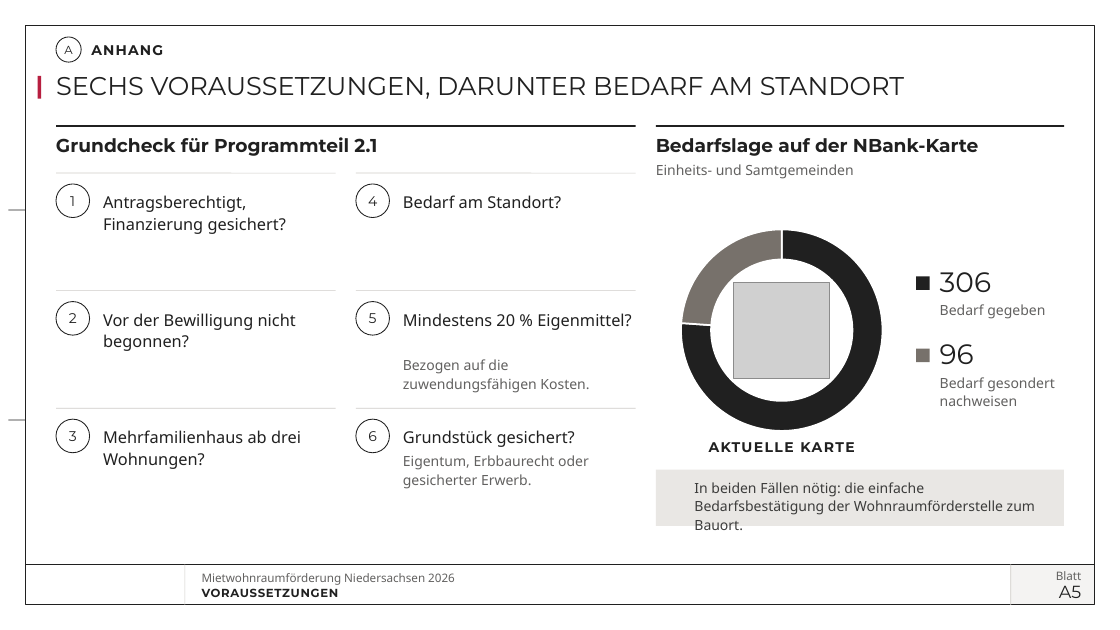
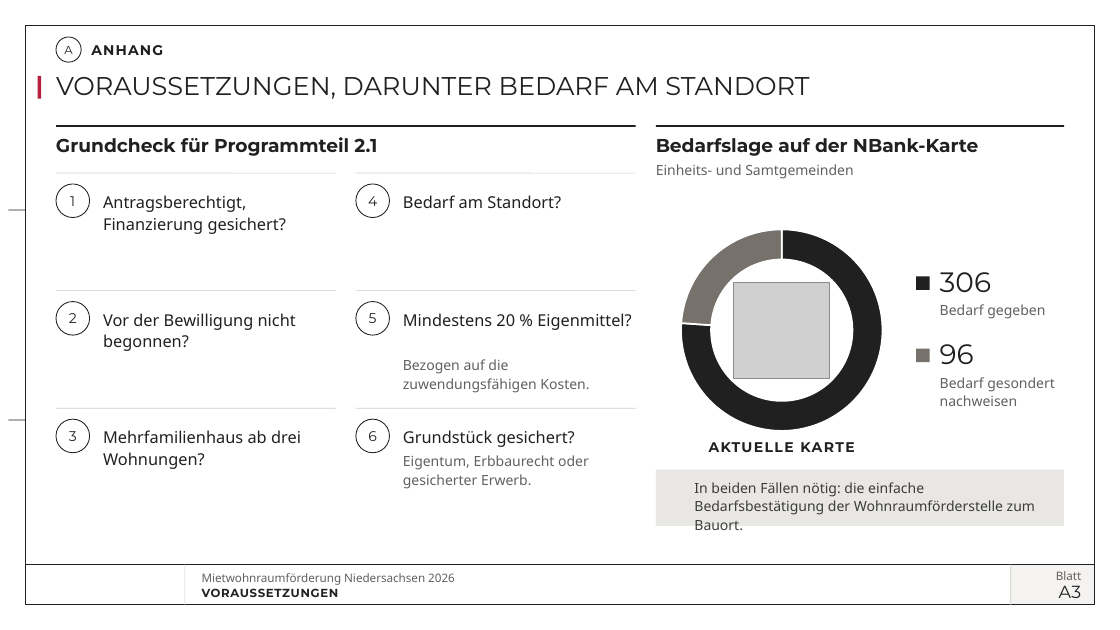
Before and after one commit to vgedaschko/NBank, a slide deck: slide 32 of praesentation/dist/PGN-Mietwohnraumfoerderung-Niedersachsen-2026-Vortrag.pptx (slide 33 before the commit). Drawn at 1120x630 pixels with LibreOffice and Linux fonts; fonts in the diff are those of the drawing; grey boxes stand for pictures; background and template pictures are left out. Boxes give left, top, right and bottom in pixels: in the first picture for what was removed or moved away, otherwise in the second. Text is boxed around its words. In the diff, an @@ line names an element or a change of style, - is before the commit and + after.

```diff
--- a/praesentation/dist/PGN-Mietwohnraumfoerderung-Niedersachsen-2026-Vortrag.pptx
+++ b/praesentation/dist/PGN-Mietwohnraumfoerderung-Niedersachsen-2026-Vortrag.pptx
@@ title at bbox=[56, 77, 809, 99]: text changed @@
-SECHS VORAUSSETZUNGEN, DARUNTER BEDARF AM STANDORT
+VORAUSSETZUNGEN, DARUNTER BEDARF AM STANDORT
@@ text at bbox=[1059, 585, 1082, 598]: text changed @@
-A5
+A3
```
Also in this commit, not shown: 22 other slides changed, 3 slides added, 4 slides removed, 35 other files.
